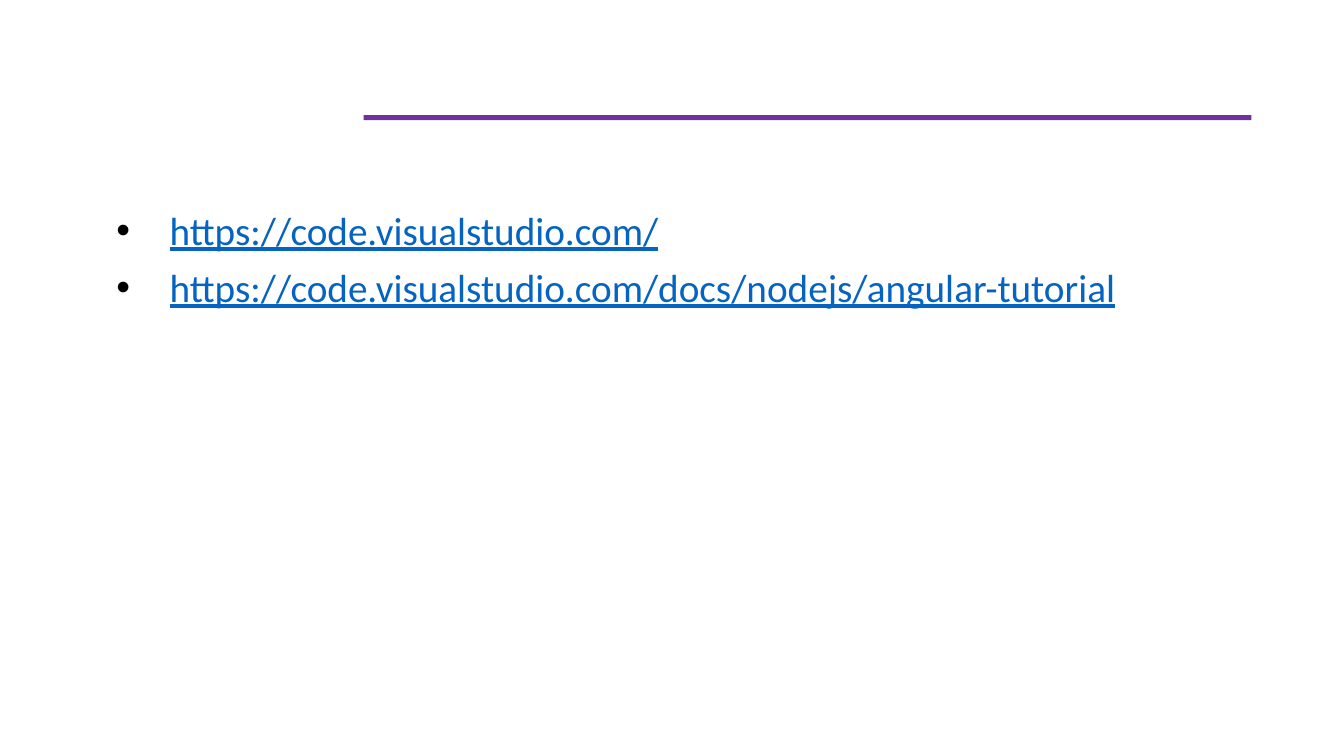
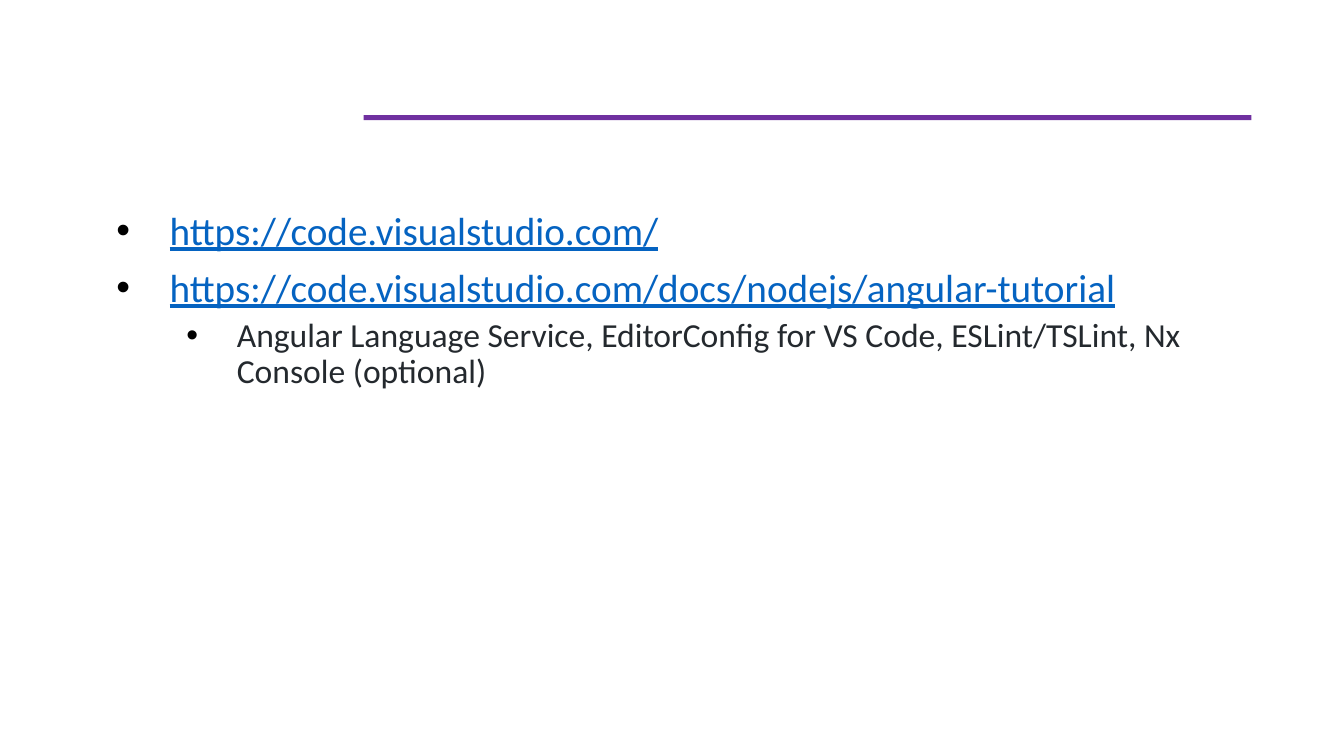
Before and after one commit to helenhash/angular-training, a slide deck: slide 10 of docs/Angular Training.pptx. Drawn at 1344x756 pixels with LibreOffice and Linux fonts; fonts in the diff are those of the drawing; background and template pictures are left out. Boxes give left, top, right and bottom in pixels: in the first picture for what was removed or moved away, otherwise in the second. Text is boxed around its words. In the diff, an @@ line names an element or a change of style, - is before the commit and + after.

Commit message:
change slide

```diff
--- a/docs/Angular Training.pptx
+++ b/docs/Angular Training.pptx
@@ text at box(237, 323, 1180, 389): paragraph added @@
+  • Angular Language Service, EditorConfig for VS Code, ESLint/TSLint, Nx Console (optional)
```
Also in this commit, not shown: 1 other slide changed, 1 other file.
